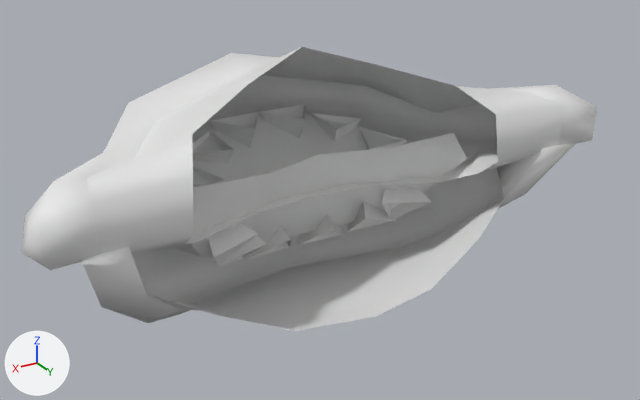
What one commit did to the FBX model Assets/Skins/DuckSkin_Huggy/Lips_Huggy.fbx.
Rendered twice from a 50 mm lens placed at (0.264, 0.219, 0.709), pointed at (-0.016, -0.248, 0.476). Lighting does not change. The marker at lower left points along +X, +Y and +Z. The first picture is the older version. Materials are left out; every surface is plain grey. Where no turn or scale is listed for an object, it has been applied to the vertices. Vertices at exactly the same position are counted once.

Objects in the first picture: 'Lip_B', 'Lip_T'.
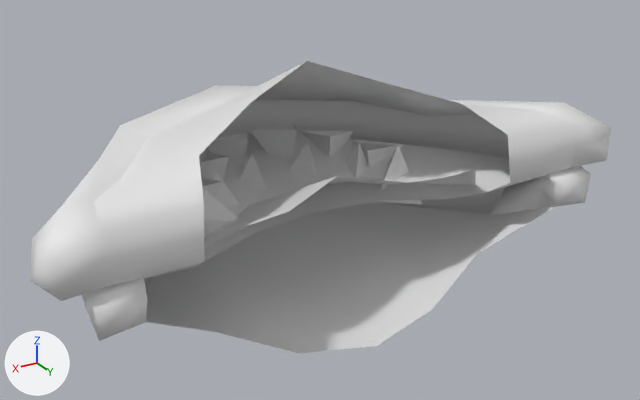
Commit message: [Fix] Adjust lips position. Lips_Huggy

What changed in the scene script:
```text
Change me_lip_b_003:
    used by ob_lip_b; location = (0.0, -0.2243, 0.4924)
    remove me_lip_b_003.from_pydata(...)  # 90 vertices, 130 faces; spans x -0.165..0.165, y -0.076..0.068, z -0.091..0.03
    add me_lip_b_003.from_pydata(...)  # 94 vertices, 134 faces; spans x -0.169..0.169, y -0.121..0.072, z -0.075..0.02
    me_lip_b_003 part 2: the loose piece of 66 vertices spanning x -0.165..0.165, y -0.076..0.068, z -0.091..0.03 is rebuilt with 70 vertices and now spans x -0.169..0.169, y -0.121..0.072, z -0.075..0.02
    me_lip_b_003 part 3: the loose piece of 4 vertices spanning x 0.045..0.079, y -0.021..0.015, z -0.038..0.003 is rebuilt with 4 vertices and now spans x 0.045..0.079, y -0.033..0.006, z -0.024..0.015
    me_lip_b_003 part 4: the loose piece of 4 vertices spanning x -0.079..-0.045, y -0.021..0.015, z -0.038..0.003 is rebuilt with 4 vertices and now spans x -0.079..-0.045, y -0.033..0.006, z -0.024..0.015
    me_lip_b_003 part 5: the loose piece of 4 vertices spanning x 0.003..0.038, y -0.044..-0.005, z -0.05..-0.014 is deleted
    me_lip_b_003 part 6: the loose piece of 4 vertices spanning x -0.038..-0.003, y -0.044..-0.005, z -0.05..-0.014 is deleted
    me_lip_b_003 part 7
    8 vertices are removed from x -0.069..0.069, y -0.034..0.001, z -0.047..-0.007
    6 faces are deleted
    16 vertices are added at x -0.069..0.069, y -0.062..-0.013, z -0.025..0.015
    12 new faces join them
Change me_lip_t_003:
    used by ob_lip_t; location = (0.0, -0.2243, 0.4924)
    remove me_lip_t_003.from_pydata(...)  # 91 vertices, 134 faces; spans x -0.19..0.19, y -0.126..0.055, z -0.023..0.09
    add me_lip_t_003.from_pydata(...)  # 91 vertices, 134 faces; spans x -0.19..0.19, y -0.153..0.069, z -0.029..0.082
    me_lip_t_003 part 1: 91 of 91 vertices moved; they spanned x -0.19..0.19, y -0.126..0.055, z -0.023..0.09 and now span x -0.19..0.19, y -0.153..0.069, z -0.029..0.082; mean shift (0.0, -0.002, -0.012)
```

What differs and where, as boxes [x1, y1, x2, y2] in the pictures (640 x 400 px):
'Lip_T', reshaped (8% taller): before [21, 47, 597, 270]; after [30, 61, 611, 301]
'Lip_B', reshaped (6% taller): before [82, 133, 575, 331]; after [82, 143, 591, 353]
part 2 of me_lip_b_003, rebuilt: before [82, 133, 575, 331]; after [82, 148, 591, 353]
part 3 of me_lip_b_003, rebuilt: before [208, 224, 259, 264]; after [202, 187, 238, 222]
part 4 of me_lip_b_003, rebuilt: before [382, 187, 431, 218]; after [377, 145, 422, 205]
part 5 of me_lip_b_003, deleted: before [246, 227, 291, 260]
part 6 of me_lip_b_003, deleted: before [297, 215, 345, 245]
part 7 of me_lip_b_003, cut back: before [215, 202, 397, 267]; after [214, 143, 367, 206]
